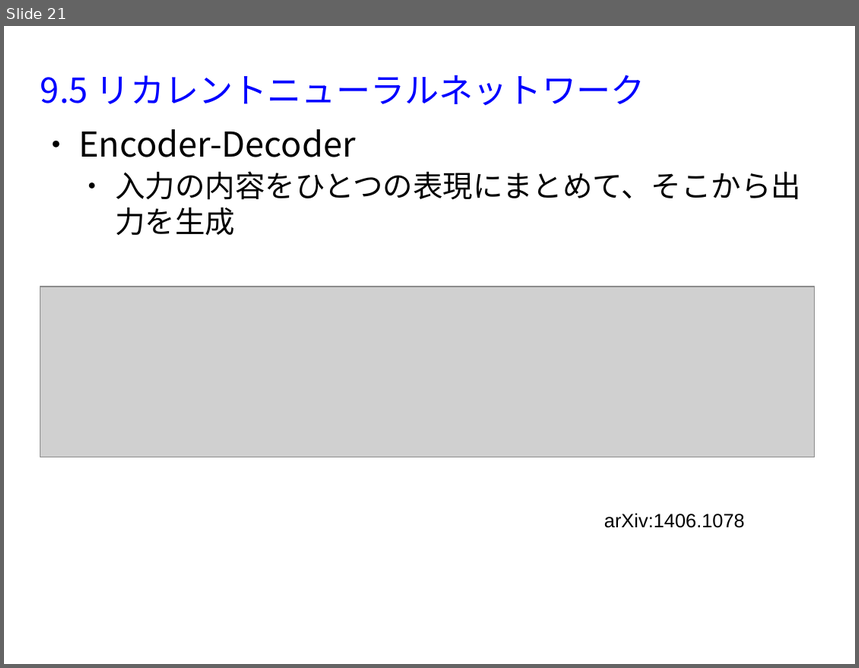
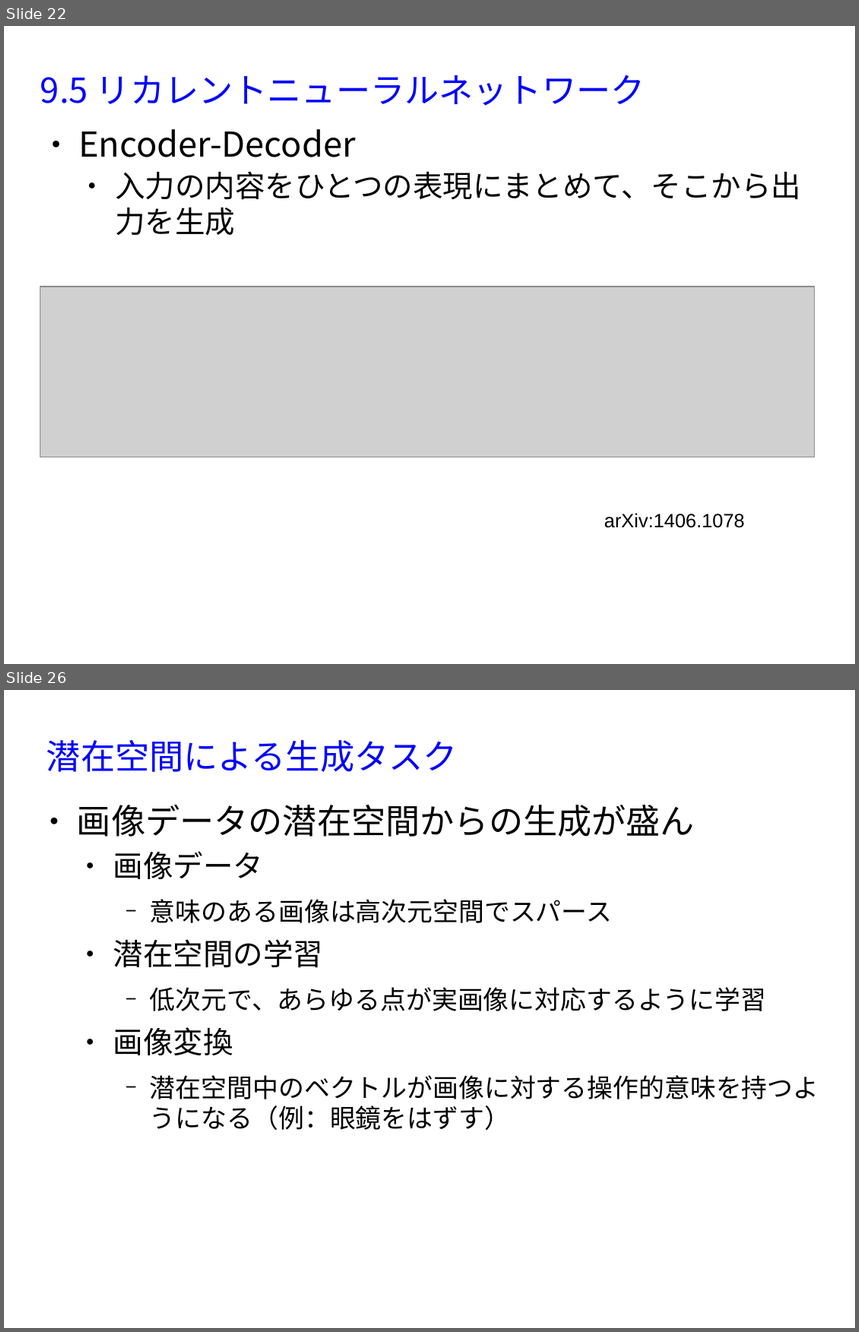
Before and after one commit to MasahiroAraki/MachineLearning, a slide deck: slides/chap09.odp. Shown one above the other, each under a label of ours: slide 21 before the commit, slides 22 and 26 after it; the slides between them are not shown. The pictures are 859x668 and 859x1332 pixels, drawn with LibreOffice and Linux fonts; fonts in the diff are those of the drawing; grey boxes stand for pictures. Boxes give left, top, right and bottom in pixels: in the first picture for what was removed or moved away, otherwise in the second. Text is boxed around its words. In the diff, an @@ line names an element or a change of style, - is before the commit and + after.

```diff
--- a/slides/chap09.odp
+++ b/slides/chap09.odp
@@ slide 26 added at box(4, 690, 855, 1328), background #FFFFFF @@
@@ title added at box(47, 740, 458, 772), 32 pt, text #0000FF @@
+潜在空間による生成タスク
@@ text added at box(77, 804, 819, 1130), 24 pt, text #000000 @@
+● 画像データの潜在空間からの生成が盛ん
+  ● 画像データ
+    − 意味のある画像は高次元空間でスパース
+  ● 潜在空間の学習
+    − 低次元で、あらゆる点が実画像に対応するように学習
+  ● 画像変換
+    − 潜在空間中のベクトルが画像に対する操作的意味を持つようになる（例：眼鏡をはずす）
@@ what was slide 21 is now slide 22 @@
```
Also in this commit, not shown: 2 slides changed, 6 other slides added, 4 other files.
